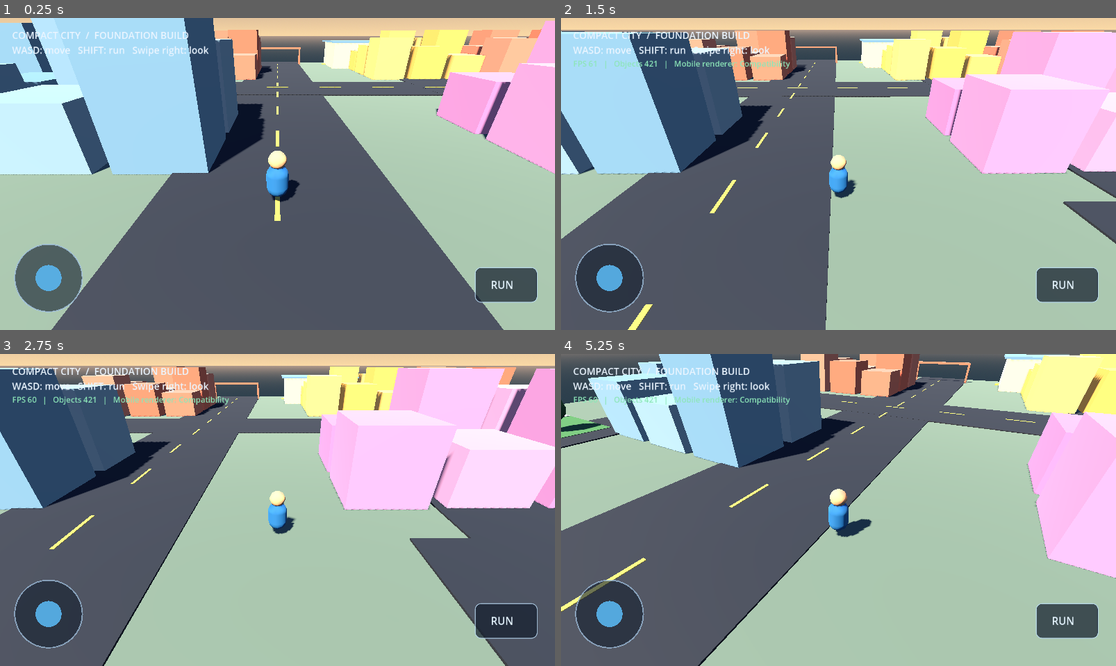
Above: before the commit, frames 1-4 (two rows, left to right).
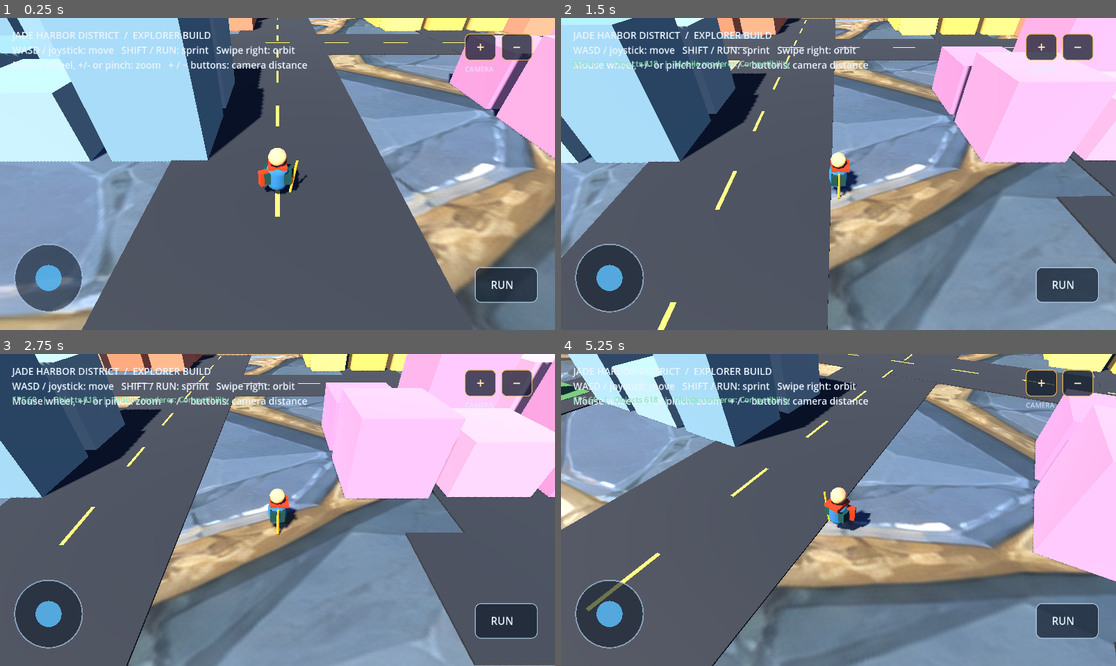
Above: after the commit, the same moments.

Repository: Shivam-stackdev/Nexacity-
Game: Godot game, scene res://scenes/world/Main.tscn
Two runs of this game, one before a commit and one after it. Both use one fixed random seed, a clock stepped at 60 frames per second and the inputs below.
Inputs (mouse positions are in pixels of both pictures, inside the frame that each line leads up to):
- Up to frame 1 (0.25 s): no input
- Up to frame 2 (1.5 s): tap Enter at 0.5 s; move the mouse to (960, 158) at 0.52 s; hold D (move_right) 0.53-1.25 s; hold Shift (run) 0.53-1.25 s; click (960, 158) at 0.67 s; drag from (727, 189) to (810, 236) at 1.27 s
- Up to frame 3 (2.75 s): move the mouse to (333, 441) at 2.02 s; hold D (move_right) from 2.03 s (still down); hold Shift (run) from 2.03 s (still down); click (333, 441) at 2.17 s
- Up to frame 4 (5.25 s): release D (move_right) at 2.75 s; release Shift (run) at 2.75 s; drag from (810, 572) to (672, 463) at 2.77 s; tap Space at 3.5 s; move the mouse to (1005, 556) at 3.52 s; hold A (move_left) 3.53-4.25 s; hold Shift (run) 3.53-4.25 s; click (1005, 556) at 3.67 s; drag from (672, 463) to (755, 432) at 4.27 s; move the mouse to (866, 510) at 5.02 s; hold S (move_backward) from 5.03 s (still down); hold Shift (run) from 5.03 s (still down); click (866, 510) at 5.17 s

The runs differ from the first frame. In frame 1, 44% of the frame differs, in the area x 0-100%, y 0-100%; in frame 2, 51%; in frame 3, 54%; in frame 4, 58%.

Commit message:
feat: add jade harbor district and zoomable explorer camera

Diff:
--- a/scenes/player/Player.tscn
+++ b/scenes/player/Player.tscn
@@ -20,6 +20,37 @@
 [sub_resource type="StandardMaterial3D" id="Material_head"]
 albedo_color = Color(0.96, 0.7, 0.55, 1)
 roughness = 0.8
+
+[sub_resource type="StandardMaterial3D" id="Material_coat"]
+albedo_color = Color(0.06, 0.28, 0.30, 1)
+roughness = 0.82
+
+[sub_resource type="StandardMaterial3D" id="Material_scarf"]
+albedo_color = Color(0.82, 0.24, 0.12, 1)
+roughness = 0.78
+
+[sub_resource type="StandardMaterial3D" id="Material_gold"]
+albedo_color = Color(0.93, 0.66, 0.19, 1)
+roughness = 0.72
+
+[sub_resource type="BoxMesh" id="BoxMesh_coat"]
+material = SubResource("Material_coat")
+size = Vector3(0.95, 0.45, 0.58)
+
+[sub_resource type="BoxMesh" id="BoxMesh_scarf"]
+material = SubResource("Material_scarf")
+size = Vector3(0.62, 0.14, 0.72)
+
+[sub_resource type="BoxMesh" id="BoxMesh_satchel"]
+material = SubResource("Material_scarf")
+size = Vector3(0.42, 0.55, 0.22)
+
+[sub_resource type="CylinderMesh" id="CylinderMesh_staff"]
+material = SubResource("Material_gold")
+top_radius = 0.045
+bottom_radius = 0.055
+height = 1.55
+radial_segments = 8
 
 [sub_resource type="SphereMesh" id="SphereMesh_head"]
 material = SubResource("Material_head")
@@ -45,3 +76,21 @@
 
 [node name="Marker" type="Marker3D" parent="."]
 position = Vector3(0, 1.2, 0)
+
+[node name="ExplorerCoat" type="MeshInstance3D" parent="."]
+position = Vector3(0, 1.0, 0)
+mesh = SubResource("BoxMesh_coat")
+
+[node name="WarmScarf" type="MeshInstance3D" parent="."]
+position = Vector3(0, 1.42, -0.08)
+mesh = SubResource("BoxMesh_scarf")
+
+[node name="Satchel" type="MeshInstance3D" parent="."]
+position = Vector3(-0.42, 0.98, 0.16)
+rotation_degrees = Vector3(0, 24, 0)
+mesh = SubResource("BoxMesh_satchel")
+
+[node name="WalkingStaff" type="MeshInstance3D" parent="."]
+position = Vector3(0.55, 0.78, -0.02)
+rotation_degrees = Vector3(0, 0, -8)
+mesh = SubResource("CylinderMesh_staff")
--- a/scripts/player/Player.gd
+++ b/scripts/player/Player.gd
@@ -5,16 +5,21 @@
 @export var run_speed: float = 7.0
 @export var acceleration: float = 18.0
 @export var gravity: float = 18.0
-@export var camera_distance: float = 8.5
-@export var camera_height: float = 5.0
+@export var camera_distance: float = 10.0
+@export var camera_height: float = 8.5
+@export var min_zoom: float = 5.0
+@export var max_zoom: float = 22.0
 
 var controls: Node
 var camera_yaw: float = 0.0
-var camera_pitch: float = -0.28
+var camera_pitch: float = -0.58
 var _camera: Camera3D
+var _zoom_target: float = 10.0
+var _zoom_velocity := 0.0
 
 func _ready() -> void:
 	controls = get_node_or_null("/root/Main/TouchControls")
+	_zoom_target = camera_distance
 	_build_camera()
 
 func _physics_process(delta: float) -> void:
@@ -37,6 +42,12 @@
 	if direction.length_squared() > 0.01:
 		var target_angle := atan2(-direction.x, -direction.z)
 		rotation.y = lerp_angle(rotation.y, target_angle, delta * 10.0)
+
+	var touch_zoom := 0.0
+	if controls and controls.has_method("consume_zoom_delta"):
+		touch_zoom = controls.consume_zoom_delta()
+	if absf(touch_zoom) > 0.001:
+		_zoom_target = clamp(_zoom_target + touch_zoom, min_zoom, max_zoom)
 	_update_camera(delta)
 
 func _read_move_input() -> Vector2:
@@ -54,29 +65,44 @@
 
 func _build_camera() -> void:
 	_camera = Camera3D.new()
-	_camera.name = "ThirdPersonCamera"
+	_camera.name = "ElevatedExplorerCamera"
 	_camera.current = true
-	_camera.fov = 65.0
+	_camera.fov = 62.0
 	_camera.near = 0.1
-	_camera.far = 180.0
+	_camera.far = 220.0
 	add_child(_camera)
 
 func _update_camera(delta: float) -> void:
 	if not is_instance_valid(_camera):
 		return
-	var target := global_position + Vector3.UP * 1.2
-	var offset := Vector3(0.0, camera_height, camera_distance)
-	offset = offset.rotated(Vector3.UP, camera_yaw)
+	camera_distance = lerpf(camera_distance, _zoom_target, minf(1.0, delta * 8.0))
+	var zoom_ratio := inverse_lerp(min_zoom, max_zoom, camera_distance)
+	var target := global_position + Vector3.UP * 1.0
+	var vertical := lerpf(4.0, 14.0, zoom_ratio)
+	var horizontal := lerpf(4.5, 17.0, zoom_ratio)
+	var offset := Vector3(0.0, vertical, horizontal).rotated(Vector3.UP, camera_yaw)
 	var desired := target + offset
-	_camera.global_position = _camera.global_position.lerp(desired, min(1.0, delta * 7.0))
+	_camera.global_position = _camera.global_position.lerp(desired, minf(1.0, delta * 7.0))
 	_camera.look_at(target, Vector3.UP)
 
 func set_camera_yaw(value: float) -> void:
 	camera_yaw = value
 
+func zoom_by(amount: float) -> void:
+	_zoom_target = clamp(_zoom_target + amount, min_zoom, max_zoom)
+
 func _unhandled_input(event: InputEvent) -> void:
+	if event is InputEventMouseButton and event.pressed:
+		if event.button_index == MOUSE_BUTTON_WHEEL_UP:
+			zoom_by(-1.2)
+		elif event.button_index == MOUSE_BUTTON_WHEEL_DOWN:
+			zoom_by(1.2)
+	if event is InputEventKey and event.pressed and not event.echo:
+		if event.keycode == KEY_EQUAL or event.keycode == KEY_KP_ADD:
+			zoom_by(-1.2)
+		elif event.keycode == KEY_MINUS or event.keycode == KEY_KP_SUBTRACT:
+			zoom_by(1.2)
 	if event is InputEventScreenDrag:
-		# A small right-side swipe rotates the camera without requiring a mouse.
 		if event.position.x > get_viewport().get_visible_rect().size.x * 0.45:
 			camera_yaw -= event.relative.x * 0.006
-			camera_pitch = clamp(camera_pitch - event.relative.y * 0.003, -0.65, 0.15)
+			camera_pitch = clamp(camera_pitch - event.relative.y * 0.003, -0.85, -0.35)
--- a/scripts/ui/DebugHud.gd
+++ b/scripts/ui/DebugHud.gd
@@ -10,7 +10,7 @@
 	status_label.position = Vector2(28, 24)
 	status_label.add_theme_font_size_override("font_size", 22)
 	status_label.add_theme_color_override("font_color", Color(0.92, 0.96, 1.0))
-	status_label.text = "COMPACT CITY  /  FOUNDATION BUILD\nWASD: move   SHIFT: run   Swipe right: look"
+	status_label.text = "JADE HARBOR DISTRICT  /  EXPLORER BUILD\nWASD / joystick: move   SHIFT / RUN: sprint   Swipe right: orbit\nMouse wheel, +/- or pinch: zoom   + / − buttons: camera distance"
 	add_child(status_label)
 
 	fps_label = Label.new()
--- a/scripts/ui/TouchControls.gd
+++ b/scripts/ui/TouchControls.gd
@@ -8,6 +8,11 @@
 var knob_radius := 30.0
 var active_touch := -1
 var sprint_rect := Rect2(1080.0, 575.0, 140.0, 90.0)
+var zoom_in_rect := Rect2()
+var zoom_out_rect := Rect2()
+var zoom_delta := 0.0
+var pinch_ids := {}
+var pinch_distance := 0.0
 
 func _ready() -> void:
 	set_anchors_and_offsets_preset(Control.PRESET_FULL_RECT)
@@ -20,6 +25,11 @@
 func is_sprint_pressed() -> bool:
 	return sprint_pressed
 
+func consume_zoom_delta() -> float:
+	var value := zoom_delta
+	zoom_delta = 0.0
+	return value
+
 func _input(event: InputEvent) -> void:
 	if event is InputEventScreenTouch:
 		if event.pressed:
@@ -29,6 +39,11 @@
 				_update_joystick(event.position)
 			elif sprint_rect.has_point(event.position):
 				sprint_pressed = true
+			elif zoom_in_rect.has_point(event.position):
+				zoom_delta -= 1.0
+			elif zoom_out_rect.has_point(event.position):
+				zoom_delta += 1.0
+			pinch_ids[event.index] = event.position
 		else:
 			if event.index == active_touch:
 				active_touch = -1
@@ -36,14 +51,29 @@
 				help_queue_redraw()
 			if sprint_rect.has_point(event.position):
 				sprint_pressed = false
-	elif event is InputEventScreenDrag and event.index == active_touch:
-		_update_joystick(event.position)
+			pinch_ids.erase(event.index)
+			if pinch_ids.size() < 2:
+				pinch_distance = 0.0
+	elif event is InputEventScreenDrag:
+		if event.index == active_touch:
+			_update_joystick(event.position)
+		pinch_ids[event.index] = event.position
+		_update_pinch_zoom()
 
 func _update_joystick(position: Vector2) -> void:
 	var offset := position - joystick_center
 	move_vector = offset.limit_length(joystick_radius) / joystick_radius
 	move_vector.y = -move_vector.y
 	help_queue_redraw()
+
+func _update_pinch_zoom() -> void:
+	if pinch_ids.size() < 2:
+		return
+	var points := pinch_ids.values()
+	var current_distance: float = points[0].distance_to(points[1])
+	if pinch_distance > 0.0:
+		zoom_delta += (pinch_distance - current_distance) * 0.012
+	pinch_distance = current_distance
 
 func help_queue_redraw() -> void:
 	queue_redraw()
@@ -58,10 +88,21 @@
 	draw_arc(center, joystick_radius, 0.0, TAU, 40, Color(0.65, 0.78, 0.9, 0.7), 3.0)
 	var knob_offset := Vector2(move_vector.x, -move_vector.y) * (joystick_radius - knob_radius)
 	draw_circle(center + knob_offset, knob_radius, Color(0.35, 0.72, 0.95, 0.88))
+
 	var button := Rect2(viewport_size.x - 185.0, viewport_size.y - 145.0, 145.0, 82.0)
 	sprint_rect = button
 	draw_style_box(_make_box(Color(0.08, 0.12, 0.18, 0.72), Color(0.72, 0.85, 0.95, 0.75), 14.0), button)
 	draw_string(ThemeDB.fallback_font, button.position + Vector2(37.0, 50.0), "RUN", HORIZONTAL_ALIGNMENT_LEFT, -1, 24, Color(0.9, 0.96, 1.0))
+
+	zoom_in_rect = Rect2(viewport_size.x - 208.0, 36.0, 72.0, 62.0)
+	zoom_out_rect = Rect2(viewport_size.x - 124.0, 36.0, 72.0, 62.0)
+	_draw_camera_button(zoom_in_rect, "+")
+	_draw_camera_button(zoom_out_rect, "−")
+	draw_string(ThemeDB.fallback_font, Vector2(viewport_size.x - 208.0, 124.0), "CAMERA", HORIZONTAL_ALIGNMENT_LEFT, -1, 16, Color(0.88, 0.94, 1.0, 0.8))
+
+func _draw_camera_button(rect: Rect2, label: String) -> void:
+	draw_style_box(_make_box(Color(0.08, 0.12, 0.18, 0.76), Color(0.95, 0.72, 0.32, 0.9), 12.0), rect)
+	draw_string(ThemeDB.fallback_font, rect.position + Vector2(27.0, 43.0), label, HORIZONTAL_ALIGNMENT_LEFT, -1, 32, Color(1.0, 0.92, 0.7))
 
 func _make_box(fill: Color, border: Color, radius: float) -> StyleBoxFlat:
 	var box := StyleBoxFlat.new()
--- a/scripts/world/Main.gd
+++ b/scripts/world/Main.gd
@@ -3,6 +3,9 @@
 const PLAYER_SCENE := preload("res://scenes/player/Player.tscn")
 const TOUCH_CONTROLS := preload("res://scripts/ui/TouchControls.gd")
 const DEBUG_HUD := preload("res://scripts/ui/DebugHud.gd")
+const MOUNTAIN_BACKDROP := preload("res://assets/liyue_inspired_mountain_backdrop.png")
+const LANTERN_BANNER := preload("res://assets/lantern_banner_texture.png")
+const STONE_PAVING := preload("res://assets/stone_paving_texture.png")
 
 var palette := {
 	"ground": Color("#718879"),
@@ -17,7 +20,11 @@
 	"tree_trunk": Color("#76543c"),
 	"school": Color("#dfd6b8"),
 	"petrol": Color("#e7e8e4"),
-	"accent": Color("#f2d35f")
+	"accent": Color("#f2d35f"),
+	"jade": Color("#4a9b88"),
+	"water": Color("#277f83"),
+	"roof": Color("#23434a"),
+	"stone": Color("#8d8170")
 }
 
 func _ready() -> void:
@@ -63,7 +70,7 @@
 	add_child(sun)
 
 func _build_city() -> void:
-	_add_box("Ground", Vector3(72, 0.5, 72), Vector3(0, -0.25, 0), palette["ground"], true)
+	_add_textured_box("StoneGround", Vector3(72, 0.5, 72), Vector3(0, -0.25, 0), STONE_PAVING, true)
 	_add_box("MainRoad", Vector3(9, 0.08, 72), Vector3(0, 0.03, 0), palette["road"], false)
 	_add_box("CrossRoad", Vector3(72, 0.08, 8), Vector3(0, 0.04, -4), palette["road"], false)
 	_add_box("SideRoadEast", Vector3(7, 0.08, 46), Vector3(20, 0.05, 12), palette["road"], false)
@@ -87,6 +94,7 @@
 	_build_school(Vector3(19, 0, -28))
 	_build_petrol_station(Vector3(28, 0, 29))
 	_build_bus_stop(Vector3(-7, 0, -15))
+	_build_harbor_district()
 	_build_race_markers()
 	_add_signs()
 
@@ -132,6 +140,63 @@
 	_add_box("BusBench", Vector3(2.5, 0.25, 0.5), origin + Vector3(0, 0.6, 0.5), palette["tree_trunk"], false)
 	_add_box("BusStopPost", Vector3(0.16, 2.0, 0.16), origin + Vector3(-1.8, 1.0, -0.7), palette["accent"], true)
 
+func _build_harbor_district() -> void:
+	# A compact original mountain-harbor district layered over the foundation city.
+	_add_box("JadeWater", Vector3(42, 0.12, 10), Vector3(0, 0.02, -27), palette["water"], false)
+	_add_box("HarborWalk", Vector3(44, 0.22, 2.4), Vector3(0, 0.14, -21.5), palette["stone"], true)
+	_add_box("HarborBridge", Vector3(16, 0.5, 4.0), Vector3(0, 0.35, -27), palette["stone"], true)
+	for x in [-18.0, -12.0, 12.0, 18.0]:
+		_add_box("Pier", Vector3(2.8, 0.3, 6.0), Vector3(x, 0.18, -27), palette["tree_trunk"], true)
+		_add_lantern_pole(Vector3(x, 0, -23.0))
+
+	_add_pavilion(Vector3(-17, 0, -16), Vector3(9, 3.8, 7), palette["building_a"])
+	_add_pavilion(Vector3(17, 0, -16), Vector3(9, 4.5, 7), palette["building_b"])
+	_add_pavilion(Vector3(0, 0, -31), Vector3(10, 5.5, 7), palette["jade"])
+	_add_market_awning(Vector3(25, 0, 21))
+	_add_market_awning(Vector3(32, 0, 21))
+	for x in range(-28, 29, 8):
+		_add_lantern_pole(Vector3(x, 0, -20.0))
+	_add_stone_steps(Vector3(-28, 0, -19))
+	_add_backdrop()
+
+func _add_pavilion(origin: Vector3, size: Vector3, body_color: Color) -> void:
+	_add_box("HarborPavilion", size, origin + Vector3(0, size.y * 0.5, 0), body_color, true)
+	_add_box("PavilionRoof", Vector3(size.x + 1.4, 0.35, size.z + 1.4), origin + Vector3(0, size.y + 0.25, 0), palette["roof"], false)
+	_add_box("PavilionRoofTrim", Vector3(size.x + 2.2, 0.18, 0.45), origin + Vector3(0, size.y + 0.55, -size.z * 0.5), palette["accent"], false)
+	_add_box("PavilionDoor", Vector3(1.8, 2.2, 0.12), origin + Vector3(0, 1.1, size.z * 0.5 + 0.08), palette["roof"], false)
+	for x in [-size.x * 0.35, size.x * 0.35]:
+		_add_cylinder("PavilionPost", 0.16, size.y, origin + Vector3(x, size.y * 0.5, size.z * 0.5 + 0.18), palette["tree_trunk"], true)
+
+func _add_market_awning(origin: Vector3) -> void:
+	_add_box("MarketStall", Vector3(5.2, 2.0, 3.6), origin + Vector3(0, 1.0, 0), palette["building_a"], true)
+	_add_textured_box("LanternBannerAwning", Vector3(6.0, 0.16, 4.4), origin + Vector3(0, 2.35, 0), LANTERN_BANNER, false)
+	_add_box("MarketCounter", Vector3(4.8, 0.7, 0.55), origin + Vector3(0, 1.1, 2.0), palette["tree_trunk"], false)
+	_add_lantern_pole(origin + Vector3(-2.5, 0, 1.0))
+
+func _add_lantern_pole(position: Vector3) -> void:
+	_add_cylinder("LanternPole", 0.10, 2.7, position + Vector3(0, 1.35, 0), palette["tree_trunk"], true)
+	_add_sphere("LanternGlow", 0.42, position + Vector3(0, 2.55, 0), palette["accent"], false)
+	_add_box("LanternCap", Vector3(0.58, 0.08, 0.58), position + Vector3(0, 2.92, 0), palette["roof"], false)
+
+func _add_stone_steps(origin: Vector3) -> void:
+	for i in range(5):
+		_add_box("HarborStep", Vector3(8.0 - i * 0.7, 0.35, 1.2), origin + Vector3(0, 0.18 + i * 0.35, i * 1.1), palette["stone"], true)
+
+func _add_backdrop() -> void:
+	var backdrop := MeshInstance3D.new()
+	backdrop.name = "MountainHarborBackdrop"
+	var quad := QuadMesh.new()
+	quad.size = Vector2(104.0, 58.0)
+	backdrop.mesh = quad
+	backdrop.position = Vector3(0, 25.0, -43.0)
+	backdrop.rotation_degrees = Vector3(0, 180, 0)
+	var material := StandardMaterial3D.new()
+	material.albedo_texture = MOUNTAIN_BACKDROP
+	material.shading_mode = BaseMaterial3D.SHADING_MODE_UNSHADED
+	material.cull_mode = BaseMaterial3D.CULL_DISABLED
+	backdrop.material_override = material
+	add_child(backdrop)
+
 func _build_race_markers() -> void:
 	var points := [Vector3(-26, 0.1, 31), Vector3(0, 0.1, 31), Vector3(26, 0.1, 31), Vector3(31, 0.1, 10), Vector3(31, 0.1, -14), Vector3(10, 0.1, -31)]
 	for point in points:
@@ -142,6 +207,28 @@
 	_add_box("CityGate", Vector3(0.35, 3.0, 0.35), Vector3(-4.5, 1.5, -31), palette["building_a"], true)
 	_add_box("CityGate2", Vector3(0.35, 3.0, 0.35), Vector3(4.5, 1.5, -31), palette["building_a"], true)
 	_add_box("CityGateTop", Vector3(9.35, 0.35, 0.35), Vector3(0, 3.0, -31), palette["building_a"], true)
+
+func _add_textured_box(node_name: String, size: Vector3, position: Vector3, texture: Texture2D, with_collision: bool) -> Node3D:
+	var container: Node3D = StaticBody3D.new() if with_collision else Node3D.new()
+	container.name = node_name
+	container.position = position
+	var mesh_instance := MeshInstance3D.new()
+	var mesh := BoxMesh.new()
+	mesh.size = size
+	mesh_instance.mesh = mesh
+	var material := StandardMaterial3D.new()
+	material.albedo_texture = texture
+	material.roughness = 0.88
+	mesh_instance.material_override = material
+	container.add_child(mesh_instance)
+	if with_collision:
+		var collision := CollisionShape3D.new()
+		var shape := BoxShape3D.new()
+		shape.size = size
+		collision.shape = shape
+		container.add_child(collision)
+	add_child(container)
+	return container
 
 func _add_box(node_name: String, size: Vector3, position: Vector3, color: Color, with_collision: bool) -> Node3D:
 	var container: Node3D = StaticBody3D.new() if with_collision else Node3D.new()
Binary file added: assets/lantern_banner_texture.png
Binary file added: assets/liyue_inspired_mountain_backdrop.png
Binary file added: assets/stone_paving_texture.png
Not shown: 1 places in scenes/player/Player.tscn that only renumber resources
Not shown, changed: README.md
